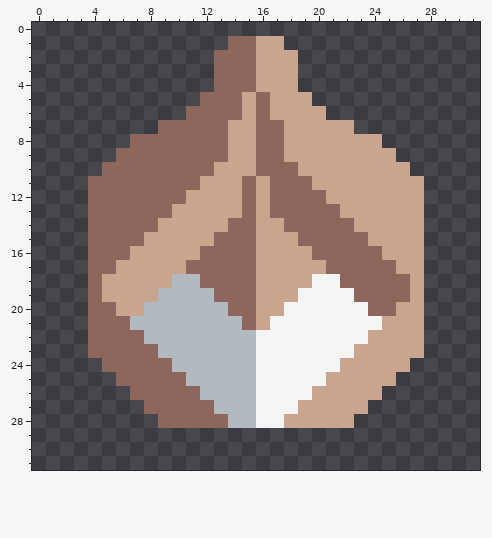
One commit to this pixel-art sprite: sprites/blocks/turrets/mono.png. Above, as it was before the edit.
The file is 32x32 pixels.
Now the later version:
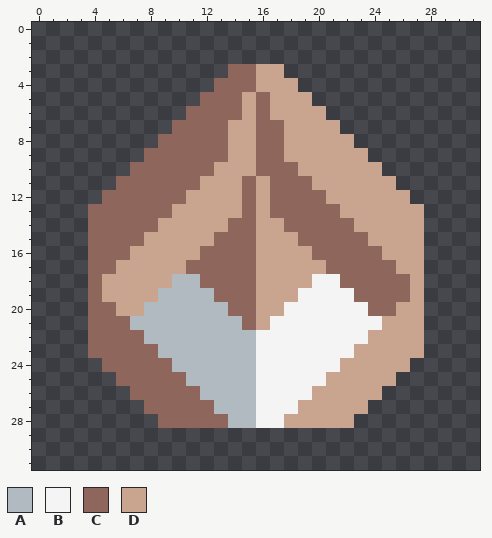
Palette (. is transparent): A #b0bac0  B #f4f4f4  C #8f665b  D #c9a58f
The exact change:
{"y":1,"x":14,"old":"CCDD","new":"...."}
{"y":2,"x":13,"old":"CCCDDD","new":"......"}
{"y":3,"x":13,"old":"C","new":"."}
{"y":3,"x":18,"old":"D","new":"."}
{"y":7,"x":9,"old":"C","new":"."}
{"y":7,"x":22,"old":"D","new":"."}
{"y":8,"x":7,"old":"CC","new":".."}
{"y":8,"x":23,"old":"DD","new":".."}
{"y":9,"x":6,"old":"CC","new":".."}
{"y":9,"x":24,"old":"DD","new":".."}
{"y":10,"x":5,"old":"CC","new":".."}
{"y":10,"x":25,"old":"DD","new":".."}
{"y":11,"x":4,"old":"CC","new":".."}
{"y":11,"x":26,"old":"DD","new":".."}
{"y":12,"x":4,"old":"C","new":"."}
{"y":12,"x":27,"old":"D","new":"."}
{"label":"erased","picture_box":[88,36,424,204]}
